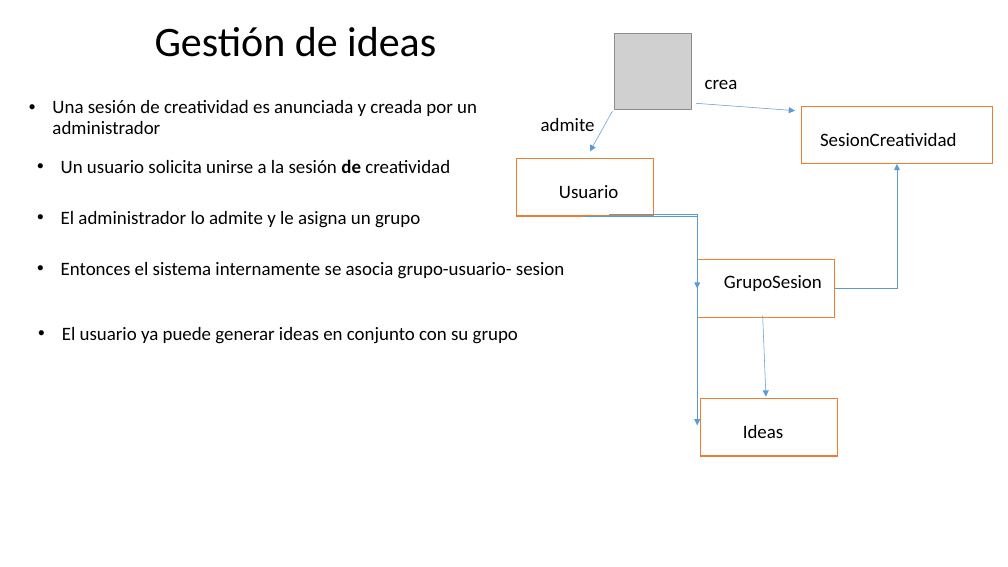
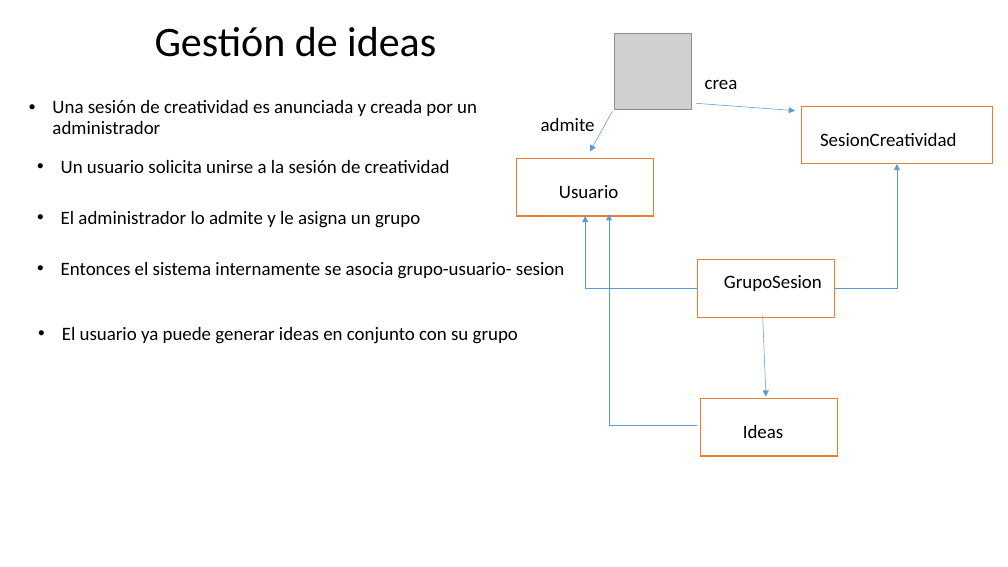
Before and after one commit to ddiazUNSJ/rtideas, a slide deck: slide 2 of Presentación2.odp. Drawn at 1008x567 pixels with LibreOffice and Linux fonts; fonts in the diff are those of the drawing; grey boxes stand for pictures. Boxes give left, top, right and bottom in pixels: in the first picture for what was removed or moved away, otherwise in the second. Text is boxed around its words. In the diff, an @@ line names an element or a change of style, - is before the commit and + after.

```diff
--- a/Presentación2.odp
+++ b/Presentación2.odp
@@ free "Un usuario solicita unirse a ..." at <box>29,150,505,181</box>: bold off in "de" @@
@@ elbow arrow moved from (585, 216) - (697, 289) to (697, 289) - (585, 216) @@
@@ elbow arrow moved from (609, 214) - (697, 426) to (697, 426) - (609, 214) @@
```
Also in this commit, not shown: 1 other slide changed, 3 other files.
